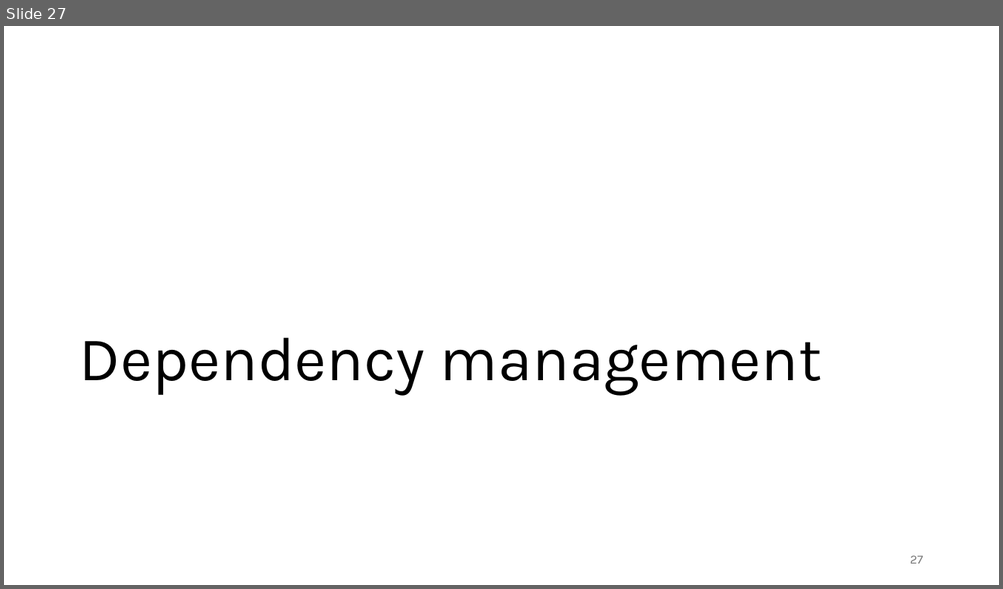
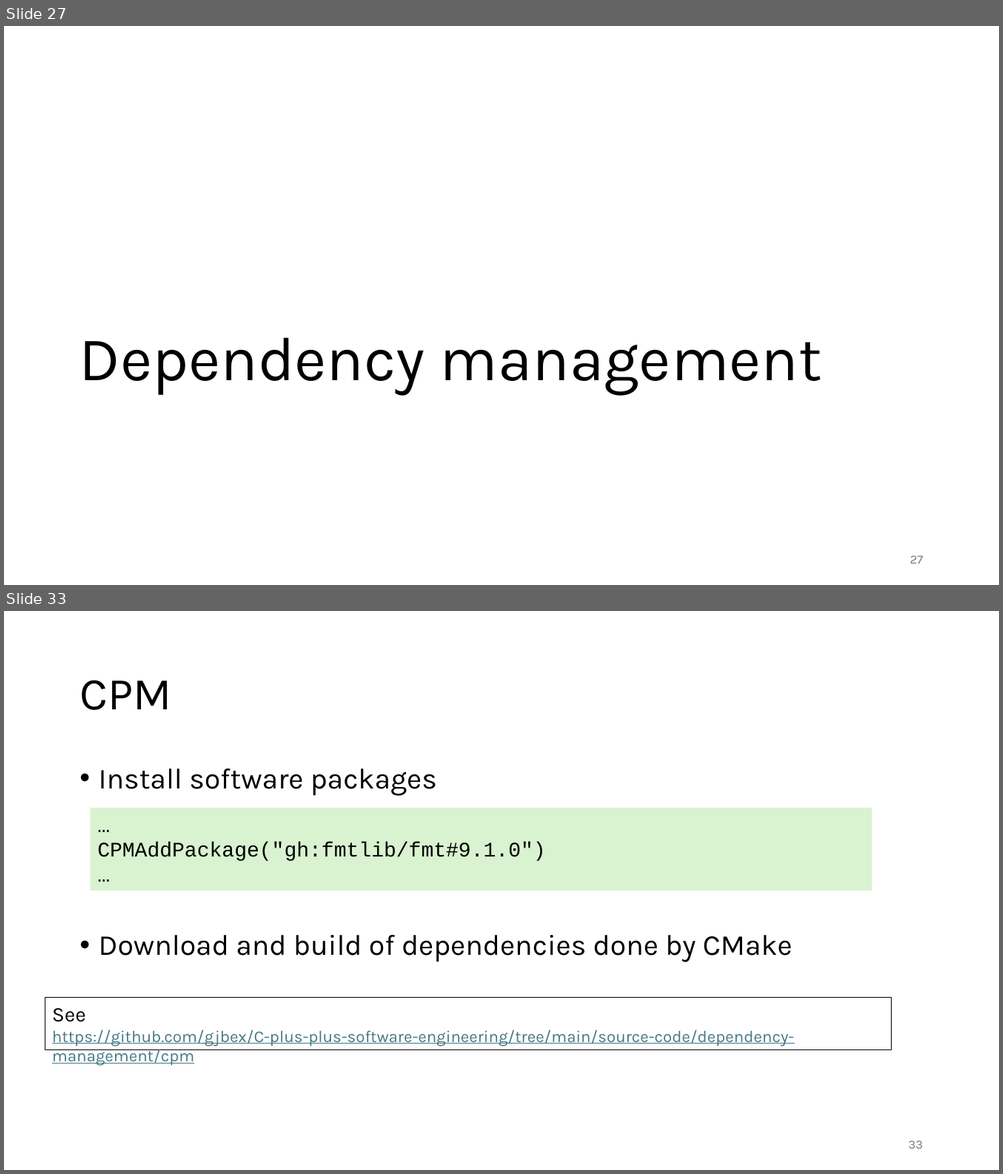
Before and after one commit to gjbex/C-plus-plus-software-engineering, a slide deck: cpp_software_engineering.pptx. Shown one above the other, each under a label of ours: slide 27 before the commit, slides 27 and 33 after it; the slides between them are not shown. The pictures are 1003x589 and 1003x1174 pixels, drawn with LibreOffice and Linux fonts; fonts in the diff are those of the drawing. Boxes give left, top, right and bottom in pixels: in the first picture for what was removed or moved away, otherwise in the second. Text is boxed around its words. In the diff, an @@ line names an element or a change of style, - is before the commit and + after.

Commit message:
Add dependency management section

```diff
--- a/cpp_software_engineering.pptx
+++ b/cpp_software_engineering.pptx
@@ slide 33 added at bbox=[4, 611, 999, 1170], background #FFFFFF @@
@@ title added at bbox=[79, 680, 171, 710], 44 pt, text #000000 @@
+CPM
@@ text added at bbox=[99, 769, 792, 963], 28 pt, text #000000 @@
+• Install software packages
+• Download and build of dependencies done by CMake
@@ rectangle added at bbox=[90, 808, 872, 891], fill #D9F2D0, 20 pt, text #000000 @@
+…
+CPMAddPackage("gh:fmtlib/fmt#9.1.0")
+…
@@ rectangle added at bbox=[45, 997, 892, 1051], outline #000000 0.75 pt, 16 pt, text #467886, underline @@
+See
+https://github.com/gjbex/C-plus-plus-software-engineering/tree/main/source-code/dependency-management/cpm
@@ page number added at bbox=[908, 1141, 923, 1149], 12 pt, text #797979 @@
+33
```
Also in this commit, not shown: 6 slides changed, 6 other slides added.
